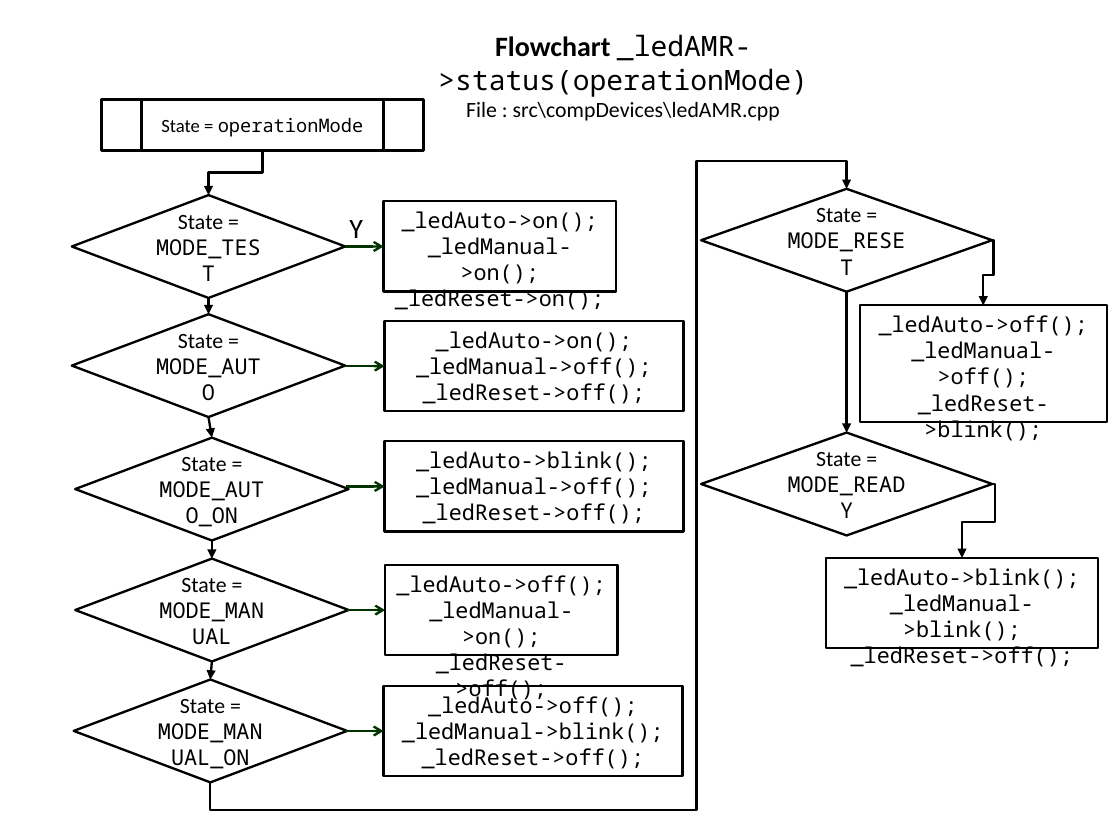
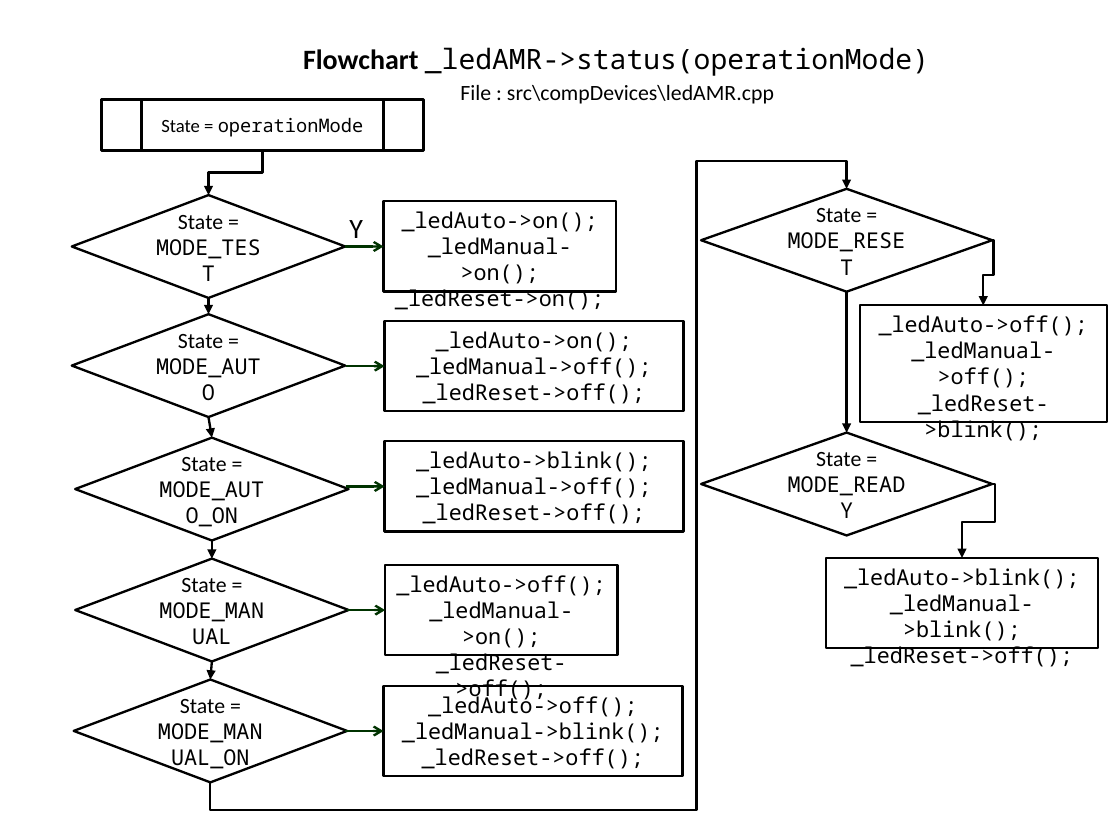
Before and after one commit to slametsampon/WFPS, a slide deck: slide 11 of resources/WFPS.pptx. Drawn at 1120x840 pixels with LibreOffice and Linux fonts; fonts in the diff are those of the drawing; background and template pictures are left out. Boxes give left, top, right and bottom in pixels: in the first picture for what was removed or moved away, otherwise in the second. Text is boxed around its words. In the diff, an @@ line names an element or a change of style, - is before the commit and + after.

```diff
--- a/resources/WFPS.pptx
+++ b/resources/WFPS.pptx
@@ title added at <box>303,47,929,76</box>, 18 pt, text #000000 @@
+Flowchart _ledAMR->status(operationMode)
@@ text at <box>438,34,808,97</box>: paragraph removed @@
-Flowchart _ledAMR->status(operationMode)
@@ text "File : src\compDevices\ledAMR.cpp": place and size @@
-text "File : src\compDevices\ledAMR.cpp" at <box>438,34,808,121</box>
+text "File : src\compDevices\ledAMR.cpp" at <box>460,85,774,104</box>
```
Also in this commit, not shown: 8 other slides changed, 2 slides added.
